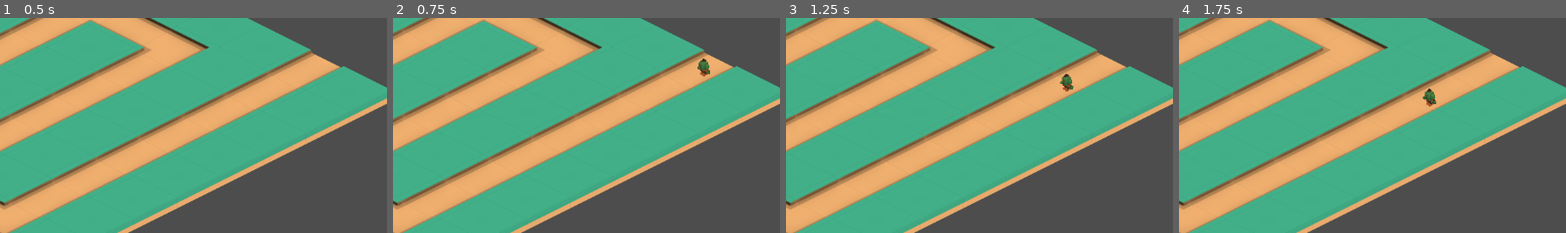
Above: before the commit, frames 1-4 (left to right).
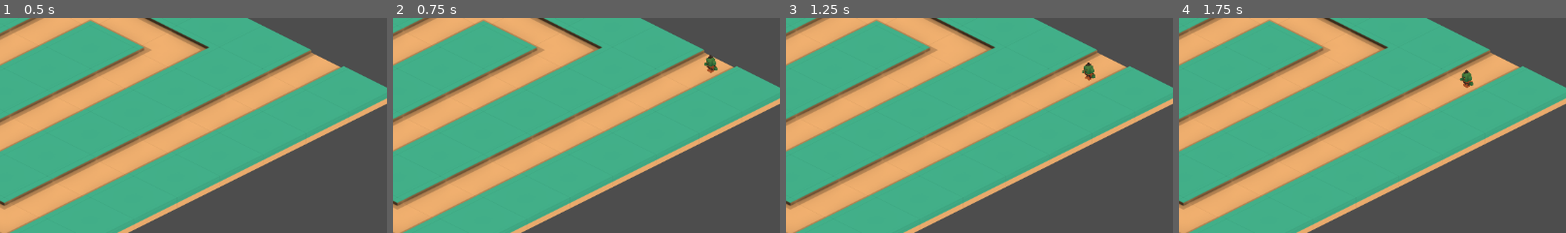
Above: after the commit, the same moments.

Repository: Robert-Riordan-UCD/GameDevJourney
Game: Godot game, scene res://Levels/Level1.tscn
Same seed, same stepped clock (60 frames per second), same inputs: the game is played once before the commit and once after it.
Inputs (mouse positions are % of the whole screen's width and height, from its top left):
- Up to frame 1 (0.5 s): no input
- Up to frame 2 (0.75 s): tap Enter at 0.5 s; move the mouse to (72, 45) at 0.52 s; press the mouse at (72, 45) at 0.53 s
- Up to frame 3 (1.25 s): no input
- Up to frame 4 (1.75 s): move the mouse to (30, 55) at 1.27 s; release the mouse at (30, 55) at 1.28 s; click (30, 55) at 1.35 s
The pictures show only the part of the screen within x 49-99%, y 34-84%; the shares and areas given below are measured in that part.

Frame 1 is identical in both runs. In frame 2, 0.3% of the frame differs, in the area x 78-84%, y 17-28%; in frame 3, 0.4%, in the area x 70-80%, y 20-35%; in frame 4, 0.4%.

Commit message:
Towers now attack the enemies

Diff:
--- a/Isometric_Tower_Defense/Enemies/Enemy.gd
+++ b/Isometric_Tower_Defense/Enemies/Enemy.gd
@@ -1,11 +1,12 @@
 class_name Enemy
-extends Node2D
+extends Area2D
 
 signal reached_end(damage)
 
 @export_category("Variables")
-@export var speed : float = 100
+@export var speed : float = 50
 @export var damage : int = 1
+@export var health : int = 2
 
 @export_category("Setup")
 @export var path : Node2D
@@ -36,3 +37,13 @@
 		else:
 			reached_end.emit(damage)
 			queue_free()
+
+# Returns true if the enemy dies. Otherwise false
+func take_damage(d: int) -> bool:
+	health -= d
+	print("Ouch")
+	if health <= 0:
+		print("Ugh....")
+		queue_free()
+		return true
+	return false
--- a/Isometric_Tower_Defense/Enemies/Orc.tscn
+++ b/Isometric_Tower_Defense/Enemies/Orc.tscn
@@ -6,7 +6,10 @@
 [sub_resource type="ViewportTexture" id="ViewportTexture_8sppl"]
 viewport_path = NodePath("SubViewport")
 
-[node name="Orc" type="Node2D"]
+[sub_resource type="CircleShape2D" id="CircleShape2D_vewa2"]
+radius = 1.0
+
+[node name="Orc" type="Area2D"]
 script = ExtResource("1_udqcm")
 
 [node name="Screen" type="Sprite2D" parent="."]
@@ -17,3 +20,6 @@
 transparent_bg = true
 
 [node name="OrcModel" parent="SubViewport" instance=ExtResource("1_ln8ye")]
+
+[node name="CollisionShape2D" type="CollisionShape2D" parent="."]
+shape = SubResource("CircleShape2D_vewa2")
--- a/Isometric_Tower_Defense/Enemies/Spawner.gd
+++ b/Isometric_Tower_Defense/Enemies/Spawner.gd
@@ -31,7 +31,6 @@
 func _on_unit_timer_timeout():
 	spawn_orc()
 	wave_units[0] -= 1
-	print("Spawning unit ", wave_units[0])
 	if wave_units[0] > 0:
 		unit_timer.start()
 	else:
--- a/Isometric_Tower_Defense/Towers/Tower.gd
+++ b/Isometric_Tower_Defense/Towers/Tower.gd
@@ -1,4 +1,33 @@
 class_name Tower
-extends Node2D
+extends Area2D
 
 @export var price : int = 50
+
+@export_category("Attack")
+@export var range : float = 300
+@export var damage : int = 1
+@export var cooldown : float = 0.5
+
+@onready var range_shape = $Range
+@onready var attack_timer = $AttackTimer
+
+var enemies : Array = []
+
+func _ready():
+	range_shape.scale *= range
+	attack_timer.wait_time = cooldown
+
+func _on_area_entered(area):
+	if area is Enemy:
+		enemies.append(area)
+		print("Orcs!")
+
+func _on_attack_timer_timeout():
+	for i in range(len(enemies)-1, 0, -1):
+		if enemies[i] == null:
+			enemies.remove_at(i)
+		else:
+			var dead : bool = enemies[i].take_damage(damage)
+			if dead:
+				enemies.remove_at(i)
+			break
--- a/Isometric_Tower_Defense/Towers/Tower.tscn
+++ b/Isometric_Tower_Defense/Towers/Tower.tscn
@@ -1,9 +1,12 @@
-[gd_scene load_steps=3 format=3 uid="uid://disy4deitnyhg"]
+[gd_scene load_steps=4 format=3 uid="uid://disy4deitnyhg"]
 
 [ext_resource type="Script" path="res://Towers/Tower.gd" id="1_8y4go"]
 [ext_resource type="Texture2D" uid="uid://bkph1uyhip4bl" path="res://Towers/towerRound_sampleF_E.png" id="1_m3onx"]
 
-[node name="Tower" type="Node2D"]
+[sub_resource type="CircleShape2D" id="CircleShape2D_os5my"]
+radius = 1.0
+
+[node name="Tower" type="Area2D"]
 y_sort_enabled = true
 scale = Vector2(0.5, 0.5)
 script = ExtResource("1_8y4go")
@@ -11,3 +14,13 @@
 [node name="Sprite2D" type="Sprite2D" parent="."]
 texture = ExtResource("1_m3onx")
 offset = Vector2(0, -80)
+
+[node name="Range" type="CollisionShape2D" parent="."]
+scale = Vector2(1, 0.5)
+shape = SubResource("CircleShape2D_os5my")
+
+[node name="AttackTimer" type="Timer" parent="."]
+autostart = true
+
+[connection signal="area_entered" from="." to="." method="_on_area_entered"]
+[connection signal="timeout" from="AttackTimer" to="." method="_on_attack_timer_timeout"]
Not shown: 1 places in Isometric_Tower_Defense/Enemies/Orc.tscn that only renumber resources
